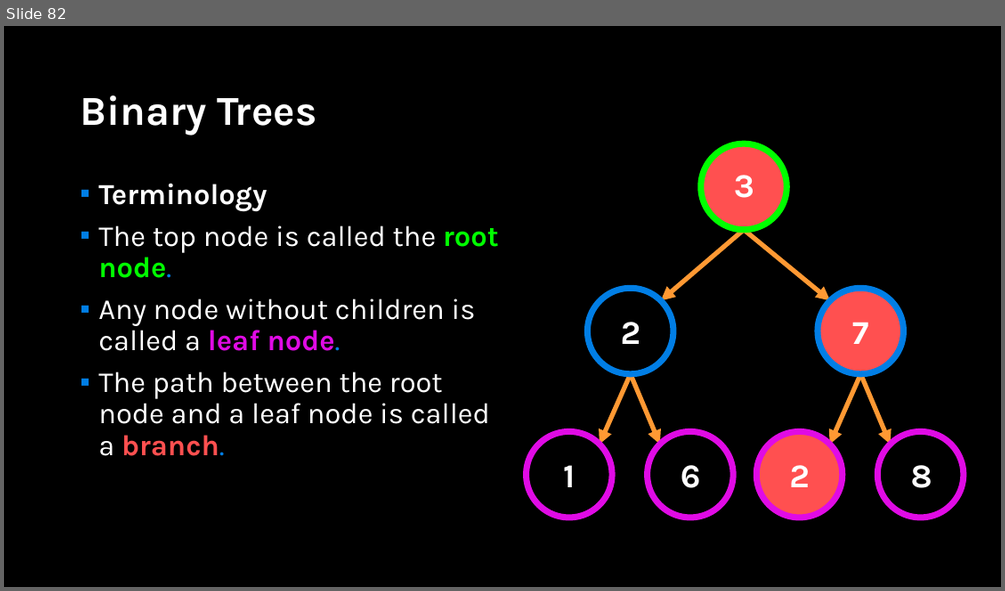
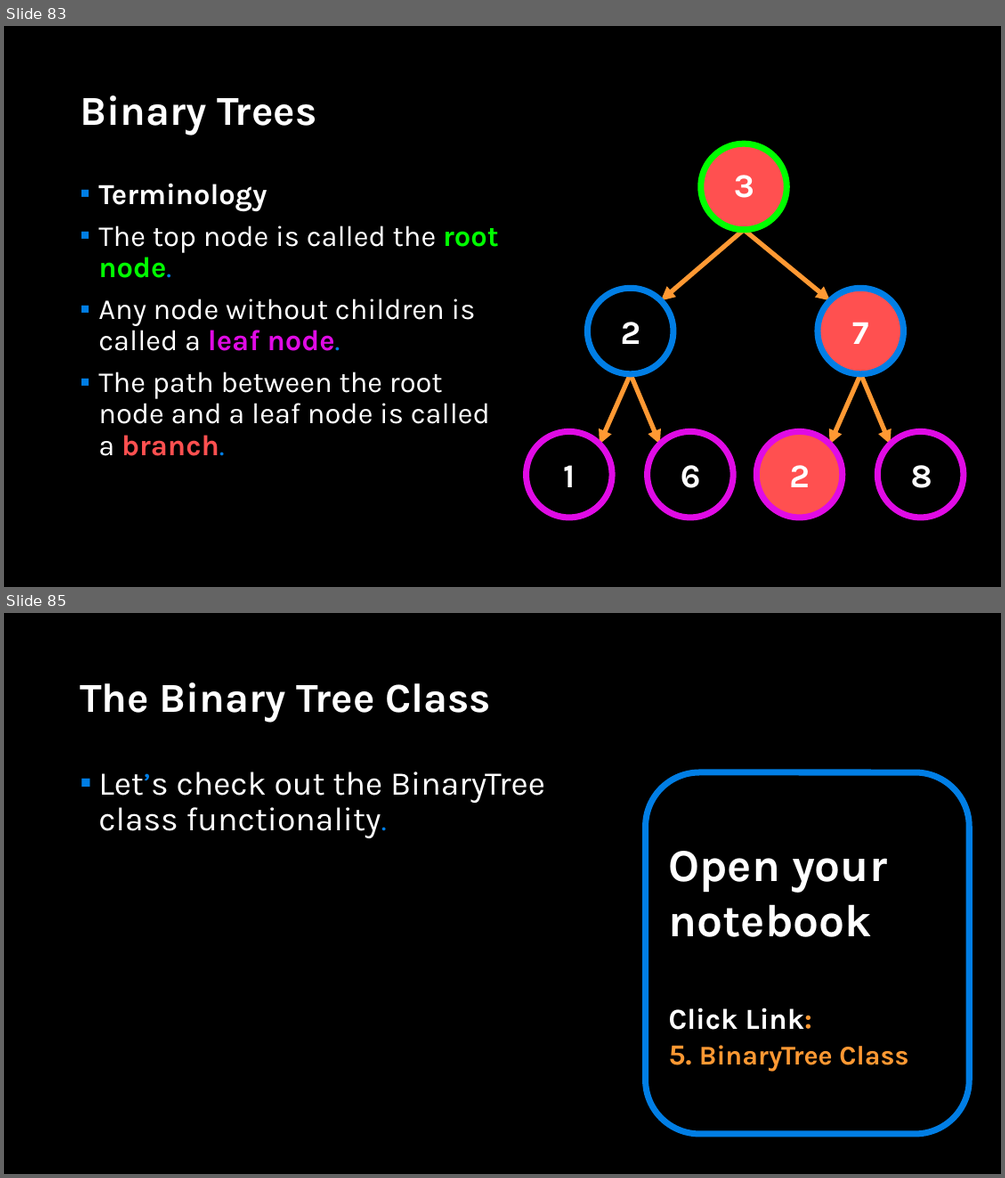
Before and after one commit to APS106/APS106-winter-2022-material, a slide deck: lectures/week12/lecture1/slides/week12_lecture1.pptx. Shown one above the other, each under a label of ours: slide 82 before the commit, slides 83 and 85 after it; the slides between them are not shown. The pictures are 1005x591 and 1005x1178 pixels, drawn with LibreOffice and Linux fonts; fonts in the diff are those of the drawing; background and template pictures are left out. Boxes give left, top, right and bottom in pixels: in the first picture for what was removed or moved away, otherwise in the second. Text is boxed around its words. In the diff, an @@ line names an element or a change of style, - is before the commit and + after.

```diff
--- a/lectures/week12/lecture1/slides/week12_lecture1.pptx
+++ b/lectures/week12/lecture1/slides/week12_lecture1.pptx
@@ slide 85 added at (4, 613, 1001, 1174), background picture (left out) @@
@@ title added at (80, 682, 491, 722), 39.6 pt, text #FFFFFF, bold @@
+The Binary Tree Class
@@ text added at (98, 771, 545, 838), 32 pt, text #FFFFFF @@
+▪ Let’s check out the BinaryTree class functionality.
@@ rounded rectangle added at (646, 772, 970, 1134), outline #017EE5 6 pt, 44 pt, text #FFFFFF, bold @@
+Open your notebook
+Click Link:
+5. BinaryTree Class
@@ what was slide 82 is now slide 83 @@
```
Also in this commit, not shown: 3 slides changed, 2 other slides added, 4 other files.
